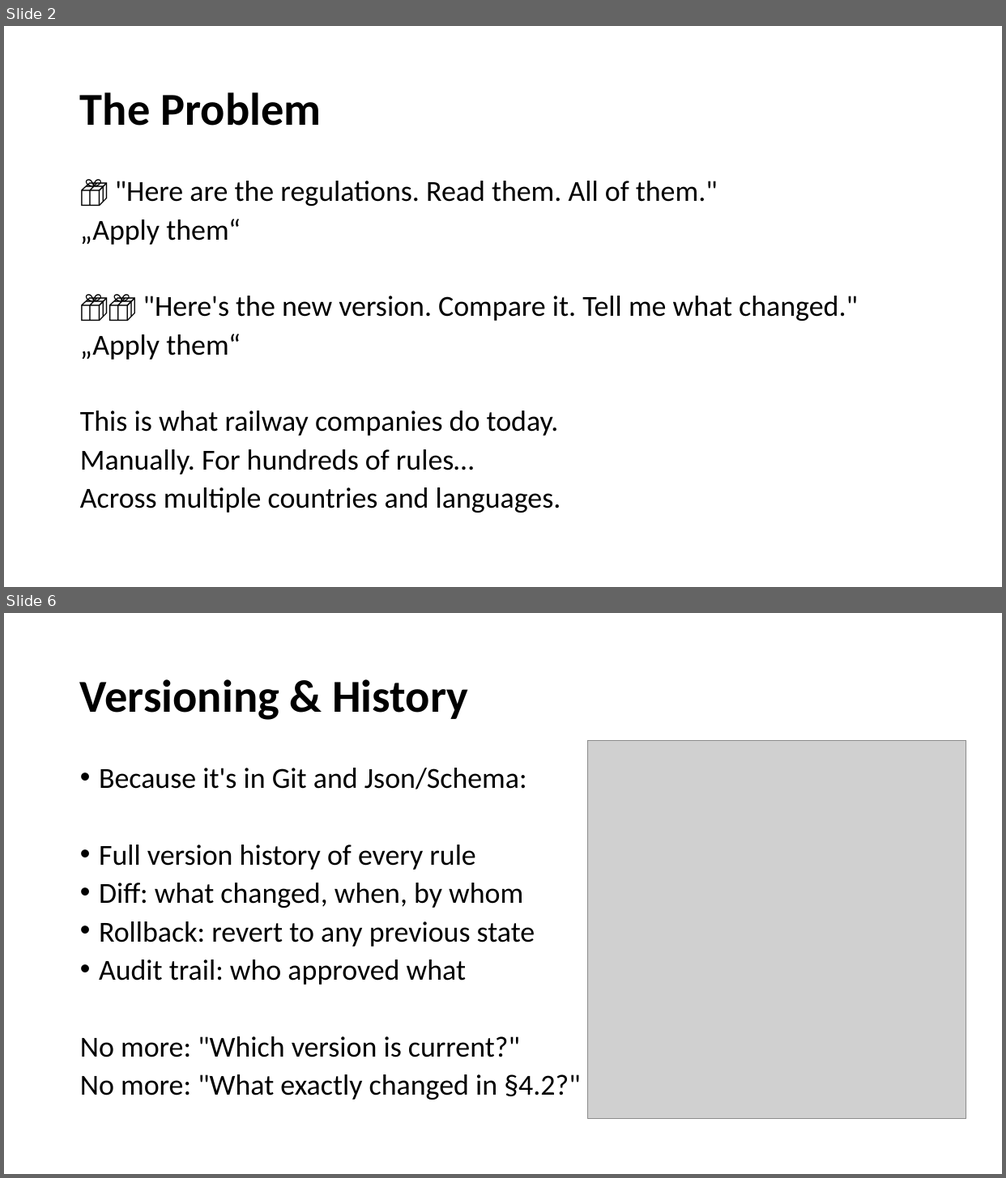
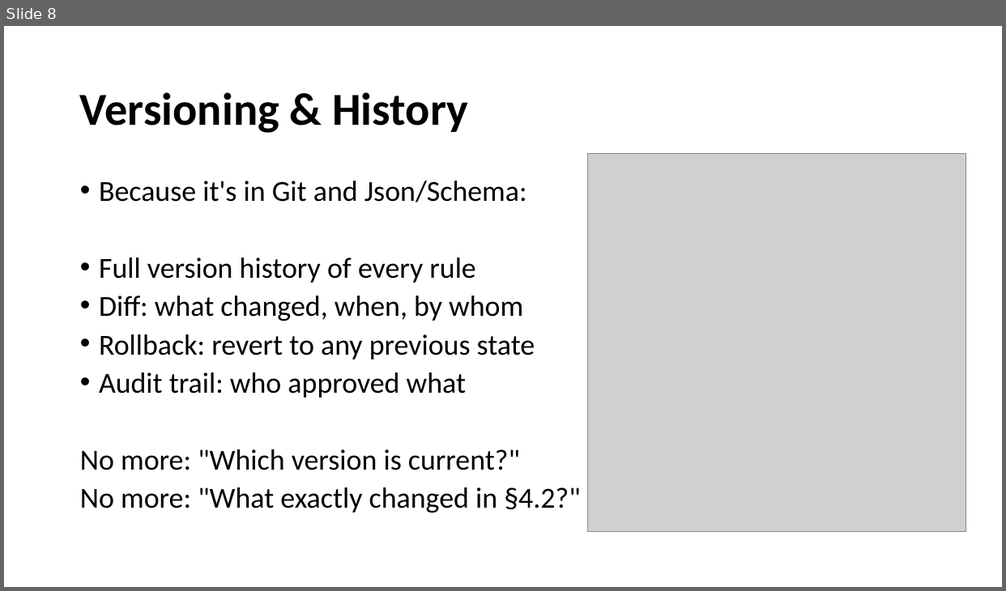
Before and after one commit to OpenRail-Playground/A38, a slide deck: whomakestherules/A38_H4R2026_Ch7.pptx. Shown one above the other, each under a label of ours: slides 2 and 6 before the commit, slide 8 after it; the slides between them are not shown. The pictures are 1006x1178 and 1006x591 pixels, drawn with LibreOffice and Linux fonts; fonts in the diff are those of the drawing; grey boxes stand for pictures; background and template pictures are left out. Boxes give left, top, right and bottom in pixels: in the first picture for what was removed or moved away, otherwise in the second. Text is boxed around its words. In the diff, an @@ line names an element or a change of style, - is before the commit and + after.

```diff
--- a/whomakestherules/A38_H4R2026_Ch7.pptx
+++ b/whomakestherules/A38_H4R2026_Ch7.pptx
@@ slide 2 removed at <box>4,26,1002,587</box>, background #FFFFFF @@
@@ title removed at <box>80,92,321,126</box> @@
-The Problem
@@ text removed at <box>80,181,858,513</box> @@
-📦 "Here are the regulations. Read them. All of them."
-„Apply them“
-📦📦 "Here's the new version. Compare it. Tell me what changed."
-„Apply them“
-This is what railway companies do today.
-Manually. For hundreds of rules…
-Across multiple countries and languages.
@@ what was slide 6 is now slide 8 @@
```
Also in this commit, not shown: 5 slides changed, 3 slides added, 2 other files.
